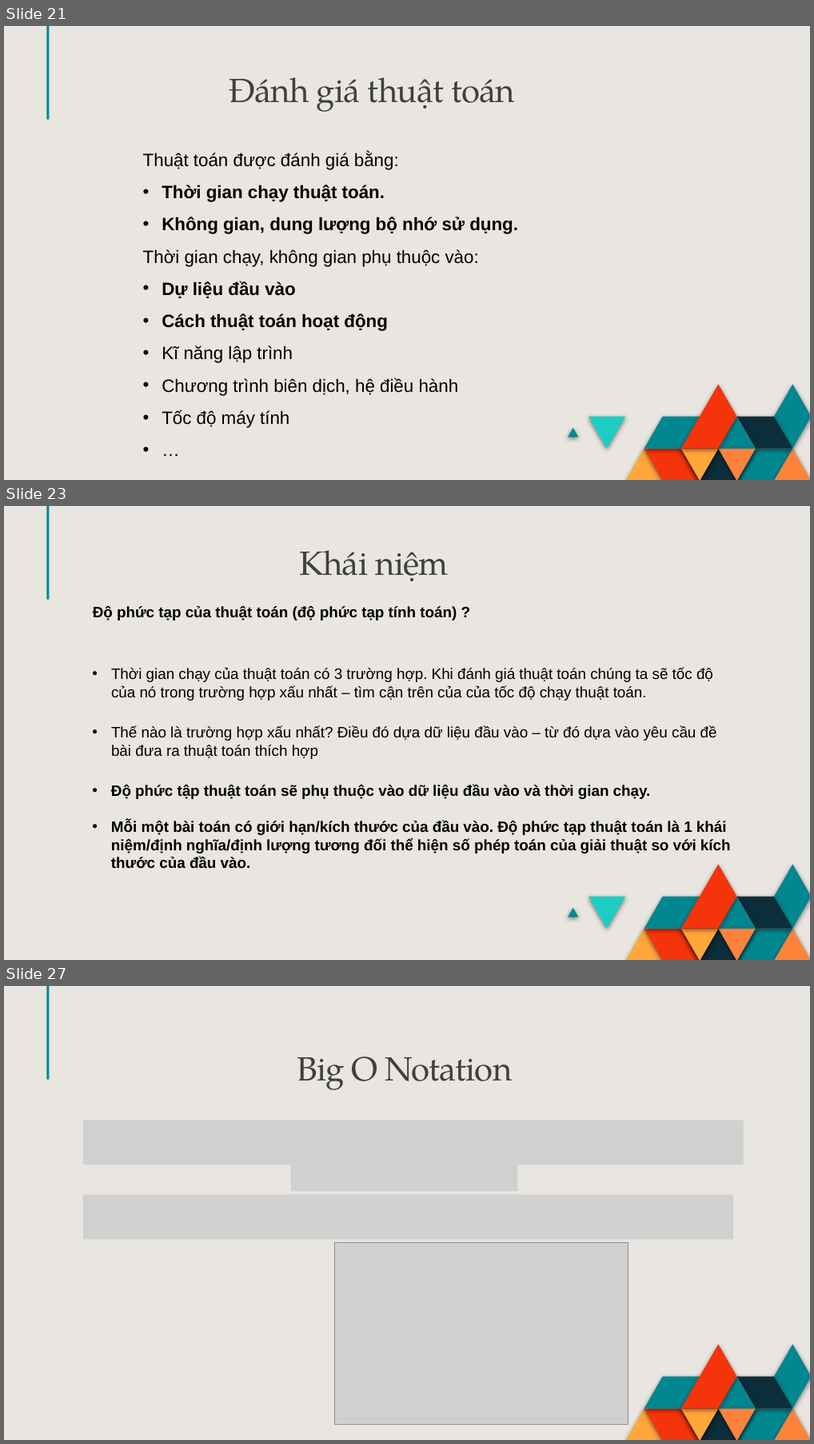
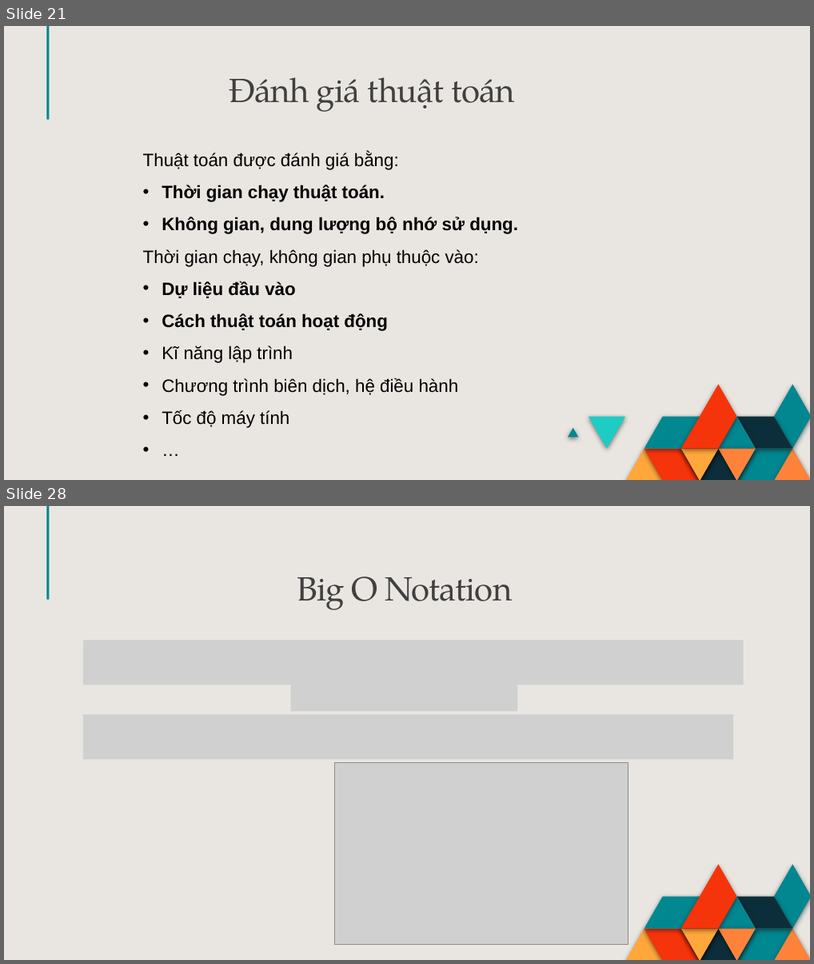
Before and after one commit to phutaekwondo/CS112.L21.N14_Phan-tich-do-phuc-tap-thuat-toan, a slide deck: slide-do-phuc-tap.pptx. Shown one above the other, each under a label of ours: slides 21, 23 and 27 before the commit, slides 21 and 28 after it; the slides between them are not shown. The pictures are 814x1444 and 814x964 pixels, drawn with LibreOffice and Linux fonts; fonts in the diff are those of the drawing; grey boxes stand for pictures. Boxes give left, top, right and bottom in pixels: in the first picture for what was removed or moved away, otherwise in the second. Text is boxed around its words. In the diff, an @@ line names an element or a change of style, - is before the commit and + after.

```diff
--- a/slide-do-phuc-tap.pptx
+++ b/slide-do-phuc-tap.pptx
@@ slide 23 removed at box(4, 506, 810, 960), background #E9E6E1; not listed: 19 template elements that a slide beside it also shows @@
@@ text removed at box(299, 550, 449, 581) @@
-Khái niệm
@@ text removed at box(93, 606, 457, 620) @@
-Độ phức tạp của thuật toán (độ phức tạp tính toán) ?
@@ text removed at box(111, 668, 714, 700) @@
-• Thời gian chạy của thuật toán có 3 trường hợp. Khi đánh giá thuật toán chúng ta sẽ tốc độ của nó trong trường hợp xấu nhất – tìm cận trên của của tốc độ chạy thuật toán.
@@ text removed at box(111, 726, 718, 759) @@
-• Thế nào là trường hợp xấu nhất? Điều đó dựa dữ liệu đầu vào – từ đó dựa vào yêu cầu đề bài đưa ra thuật toán thích hợp
@@ text removed at box(111, 784, 731, 868) @@
-• Độ phức tập thuật toán sẽ phụ thuộc vào dữ liệu đầu vào và thời gian chạy.
-• Mỗi một bài toán có giới hạn/kích thước của đầu vào. Độ phức tạp thuật toán là 1 khái niệm/định nghĩa/định lượng tương đối thể hiện số phép toán của giải thuật so với kích thước của đầu vào.
@@ what was slide 27 is now slide 28 @@
```
Also in this commit, not shown: 5 slides changed, 2 slides added.
